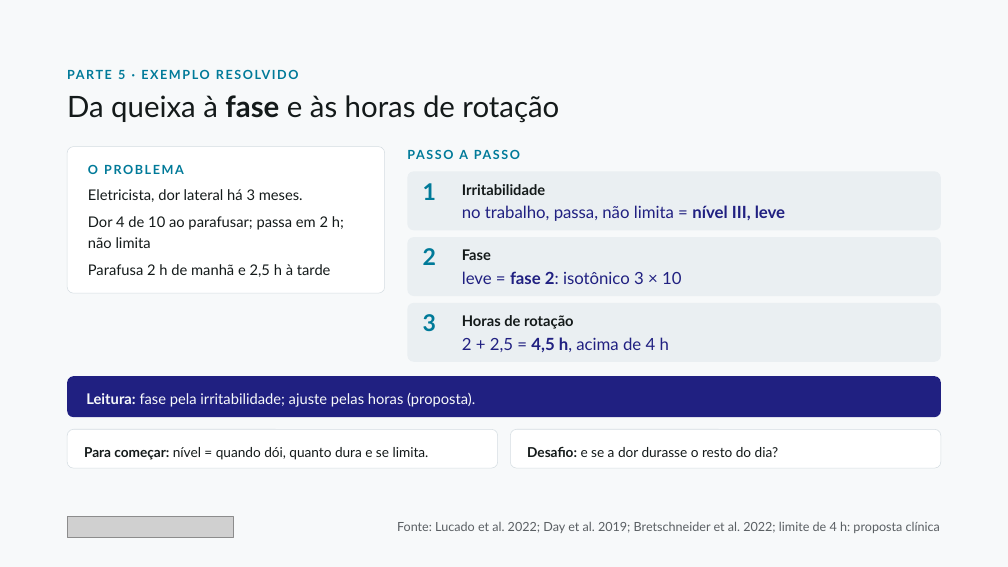
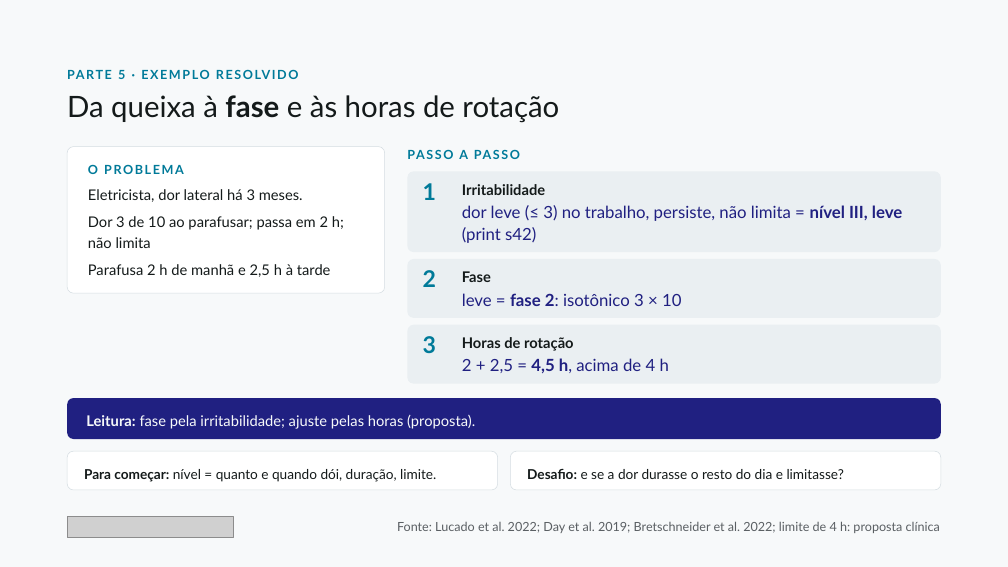
Before and after one commit to dossantosdanieel/illic, a slide deck: slide 35 of aulas/2026-11-cotovelo-lateral-2-reabilitacao/04_aula/cotovelo-lateral-2-reabilitacao.pptx. Drawn at 1008x567 pixels with LibreOffice and Linux fonts; fonts in the diff are those of the drawing; grey boxes stand for pictures. Boxes give left, top, right and bottom in pixels: in the first picture for what was removed or moved away, otherwise in the second. Text is boxed around its words. In the diff, an @@ line names an element or a change of style, - is before the commit and + after.

```diff
--- a/aulas/2026-11-cotovelo-lateral-2-reabilitacao/04_aula/cotovelo-lateral-2-reabilitacao.pptx
+++ b/aulas/2026-11-cotovelo-lateral-2-reabilitacao/04_aula/cotovelo-lateral-2-reabilitacao.pptx
@@ rounded rectangle: place and size @@
-rounded rectangle at [408, 172, 941, 231]
+rounded rectangle at [408, 172, 941, 253]
@@ rounded rectangle at [408, 172, 941, 253]: proportions changed @@
@@ text at [462, 205, 902, 243]: text changed @@
-no trabalho, passa, não limita = nível III, leve
+dor leve (≤ 3) no trabalho, persiste, não limita = nível III, leve (print s42)
@@ text in rounded rectangle at [88, 216, 344, 248]: text changed @@
-Dor 4 de 10 ao parafusar; passa em 2 h; não limita
+Dor 3 de 10 ao parafusar; passa em 2 h; não limita
@@ 5 rounded rectangles, 4 texts: place and size @@
-5 rounded rectangles, 4 texts at [67, 237, 941, 468]
+5 rounded rectangles, 4 texts at [67, 259, 941, 490]
@@ text in rounded rectangle at [84, 469, 436, 482]: text changed @@
-Para começar: nível = quando dói, quanto dura e se limita.
+Para começar: nível = quanto e quando dói, duração, limite.
@@ text in rounded rectangle at [527, 469, 844, 479]: text changed @@
-Desafio: e se a dor durasse o resto do dia?
+Desafio: e se a dor durasse o resto do dia e limitasse?
```
Also in this commit, not shown: 8 other slides changed, 21 other files.
